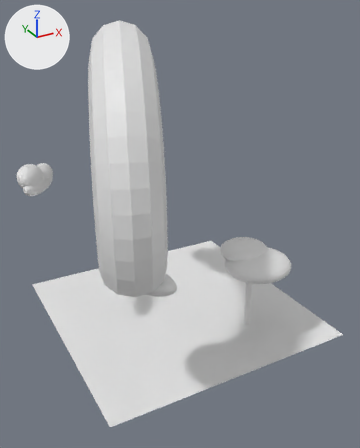
The Blender file Nicholas.blend, before and after one commit.
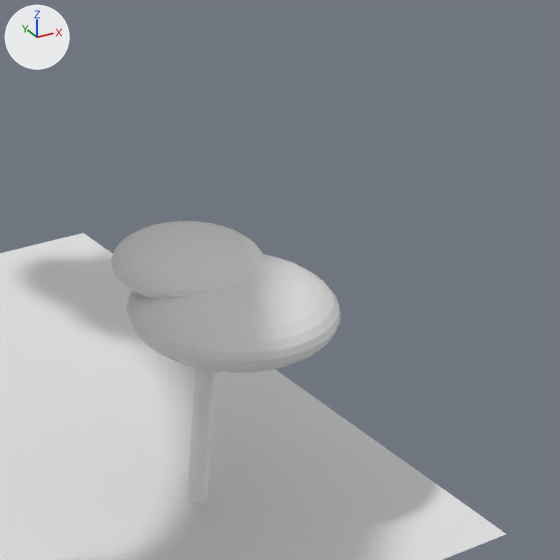
The first picture shows the older version from a camera (50 mm lens) standing at (-17.5, -32.8, 24.3) and looking at (-0.5, -1.9, 8.8). The close-ups show both versions on the part from 51% to 100% of the width and 37% to 77% of the height of that picture; other places that the commit changed are outside them. Every picture has the same lights, and +X, +Y and +Z are marked at upper left.
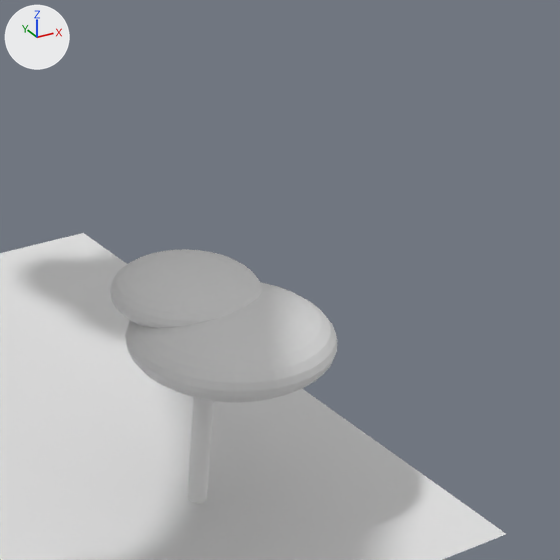
Boxes (x1, y1, x2, y2) around the edits, measured in the close-ups (560 x 560 px):
```json
{"object": "Sphere", "change": "moved", "before": [126, 254, 340, 373], "after": [125, 282, 337, 402]}
{"object": "Sphere.001", "change": "moved", "before": [111, 221, 265, 299], "after": [110, 249, 262, 328]}
```

The change, as JSON lines over the scene's bpy script:
```json
{"op": "set", "path": "ob_sphere.location", "old": "(4.4, -5.53, 5.74)", "new": "(4.4, -5.53, 4.93)"}
{"op": "set", "path": "ob_sphere_001.location", "old": "(3.97, -4.18, 6.53)", "new": "(3.97, -4.18, 5.72)"}
```
